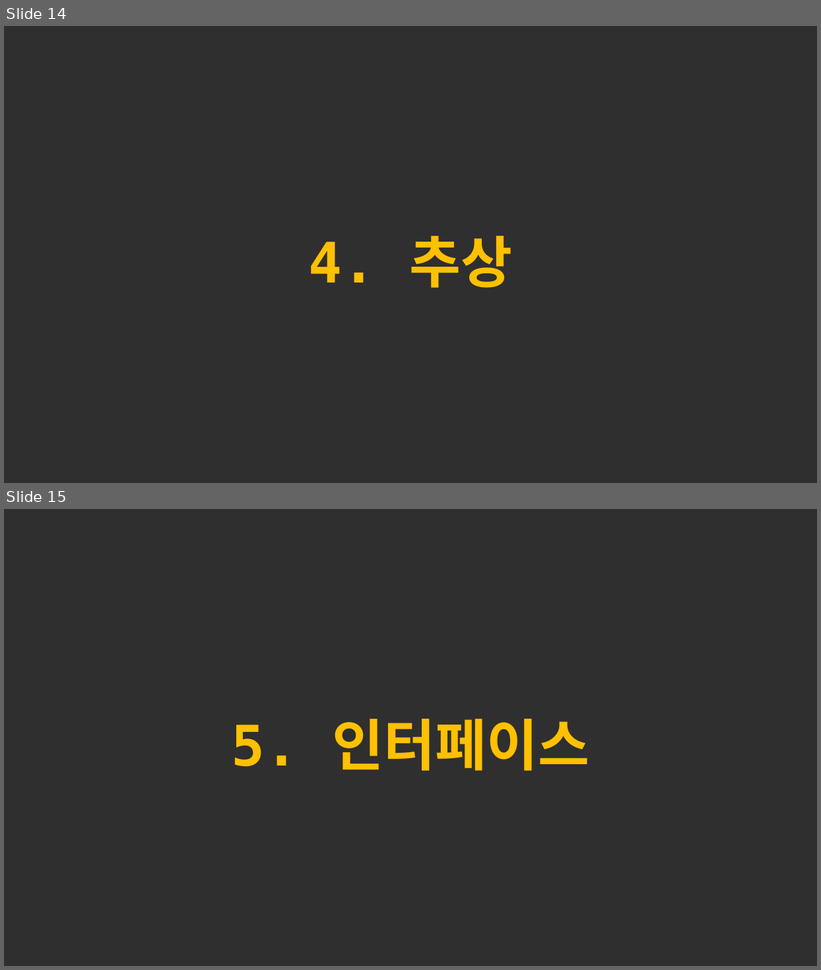
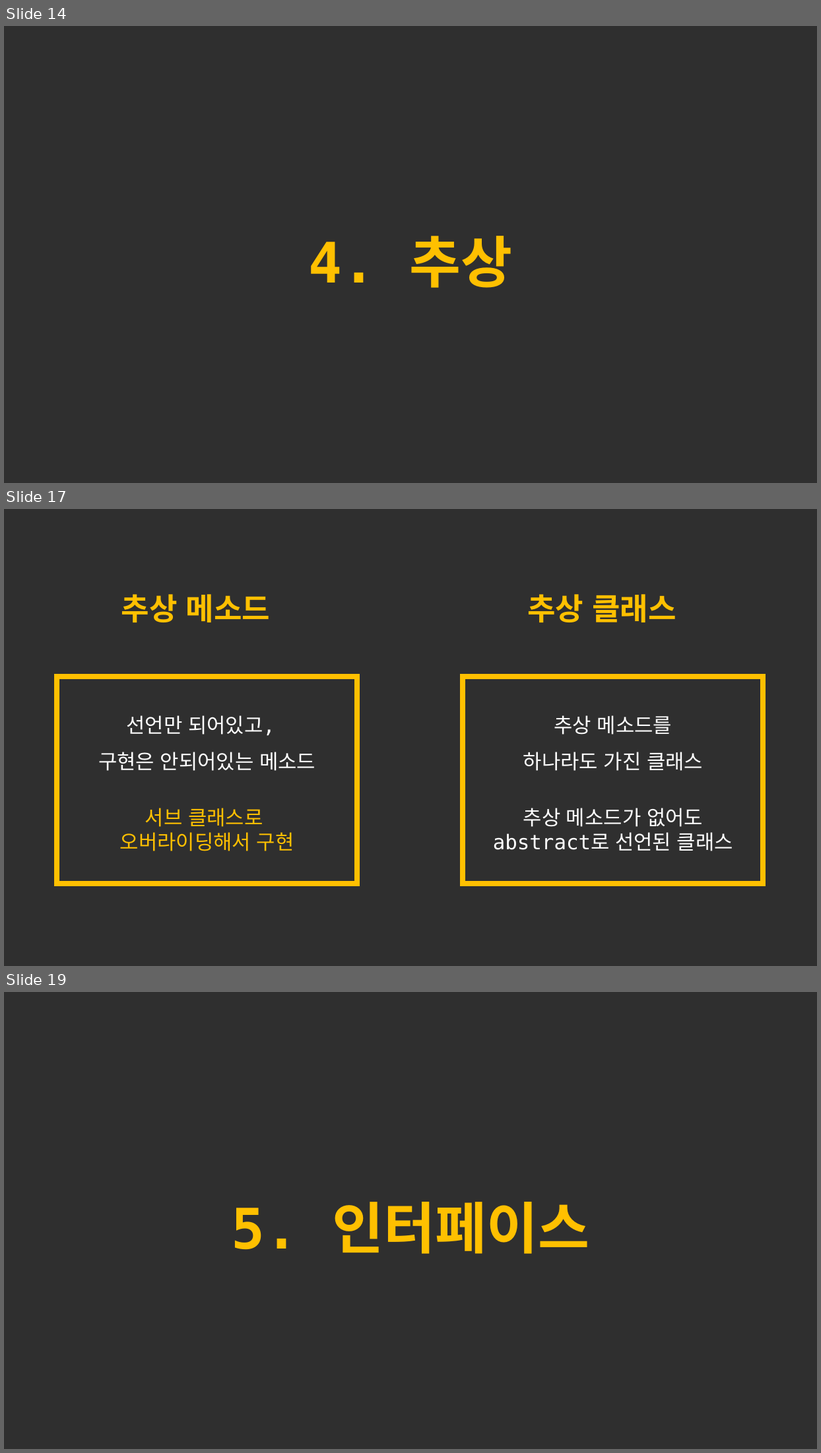
Before and after one commit to forwdevel/Full-Stack, a slide deck: 객체이론정리_2.pptx. Shown one above the other, each under a label of ours: slides 14 and 15 before the commit, slides 14, 17 and 19 after it; the slides between them are not shown. The pictures are 821x970 and 821x1453 pixels, drawn with LibreOffice and Linux fonts; fonts in the diff are those of the drawing. Boxes give left, top, right and bottom in pixels: in the first picture for what was removed or moved away, otherwise in the second. Text is boxed around its words. In the diff, an @@ line names an element or a change of style, - is before the commit and + after.

```diff
--- a/객체이론정리_2.pptx
+++ b/객체이론정리_2.pptx
@@ slide 17 added at bbox=[4, 509, 817, 966], background #2F2F2F @@
@@ text added at bbox=[121, 594, 271, 623], 36 pt, text #FFC000, bold @@
+추상 메소드
@@ text added at bbox=[527, 594, 677, 623], 36 pt, text #FFC000, bold @@
+추상 클래스
@@ rectangle added at bbox=[57, 677, 358, 884], outline #FFC000 6 pt @@
@@ rectangle added at bbox=[463, 677, 764, 884], outline #FFC000 6 pt @@
@@ text added at bbox=[98, 716, 316, 771], 24 pt, text #FFFFFF @@
+선언만 되어있고,
+구현은 안되어있는 메소드
@@ text added at bbox=[523, 716, 703, 771], 24 pt, text #FFFFFF @@
+추상 메소드를
+하나라도 가진 클래스
@@ text added at bbox=[120, 808, 294, 852], 24 pt, text #FFC000 @@
+서브 클래스로
+오버라이딩해서 구현
@@ text added at bbox=[493, 808, 733, 852], 24 pt, text #FFFFFF @@
+추상 메소드가 없어도
+abstract로 선언된 클래스
@@ what was slide 15 is now slide 19 @@
```
Also in this commit, not shown: 1 slide changed, 5 other slides added.
